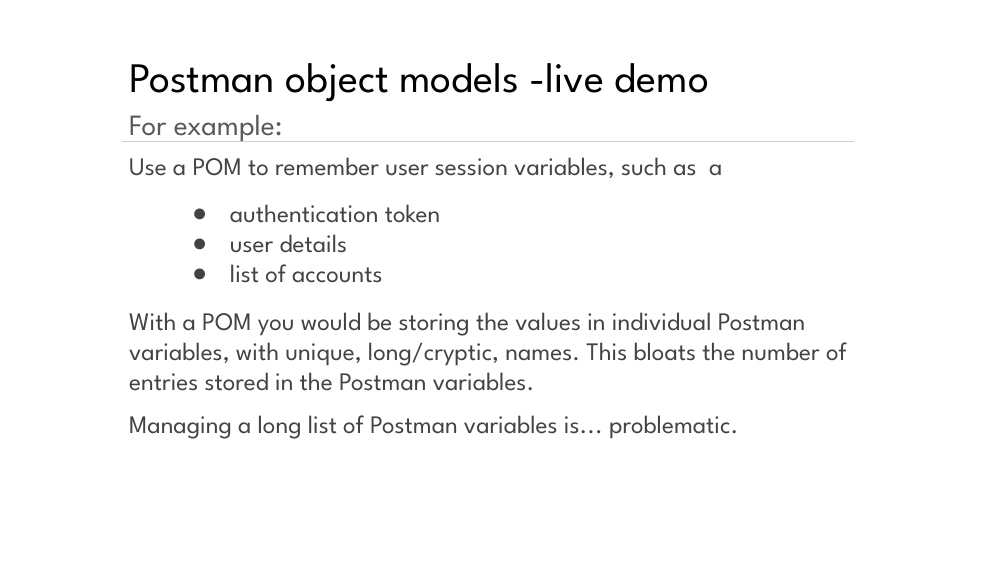
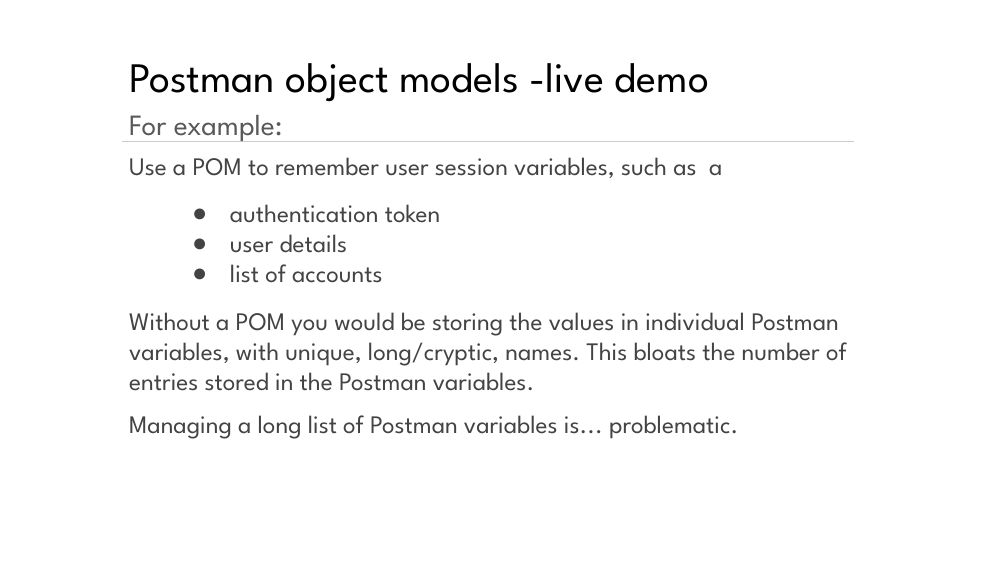
Before and after one commit to vincentd123/Postman-Object-Models, a slide deck: slide 4 of test automation & Digital QA Summit #TAS19.pptx. Drawn at 1008x567 pixels with LibreOffice and Linux fonts; fonts in the diff are those of the drawing; background and template pictures are left out. Boxes give left, top, right and bottom in pixels: in the first picture for what was removed or moved away, otherwise in the second. Text is boxed around its words. In the diff, an @@ line names an element or a change of style, - is before the commit and + after.

```diff
--- a/test automation & Digital QA Summit #TAS19.pptx
+++ b/test automation & Digital QA Summit #TAS19.pptx
@@ text at (129, 312, 847, 391): text changed @@
-With a POM you would be storing the values in individual Postman variables, with unique, long/cryptic, names. This bloats the number of entries stored in the Postman variables.
+Without a POM you would be storing the values in individual Postman variables, with unique, long/cryptic, names. This bloats the number of entries stored in the Postman variables.
```
Also in this commit, not shown: 4 other slides changed.
